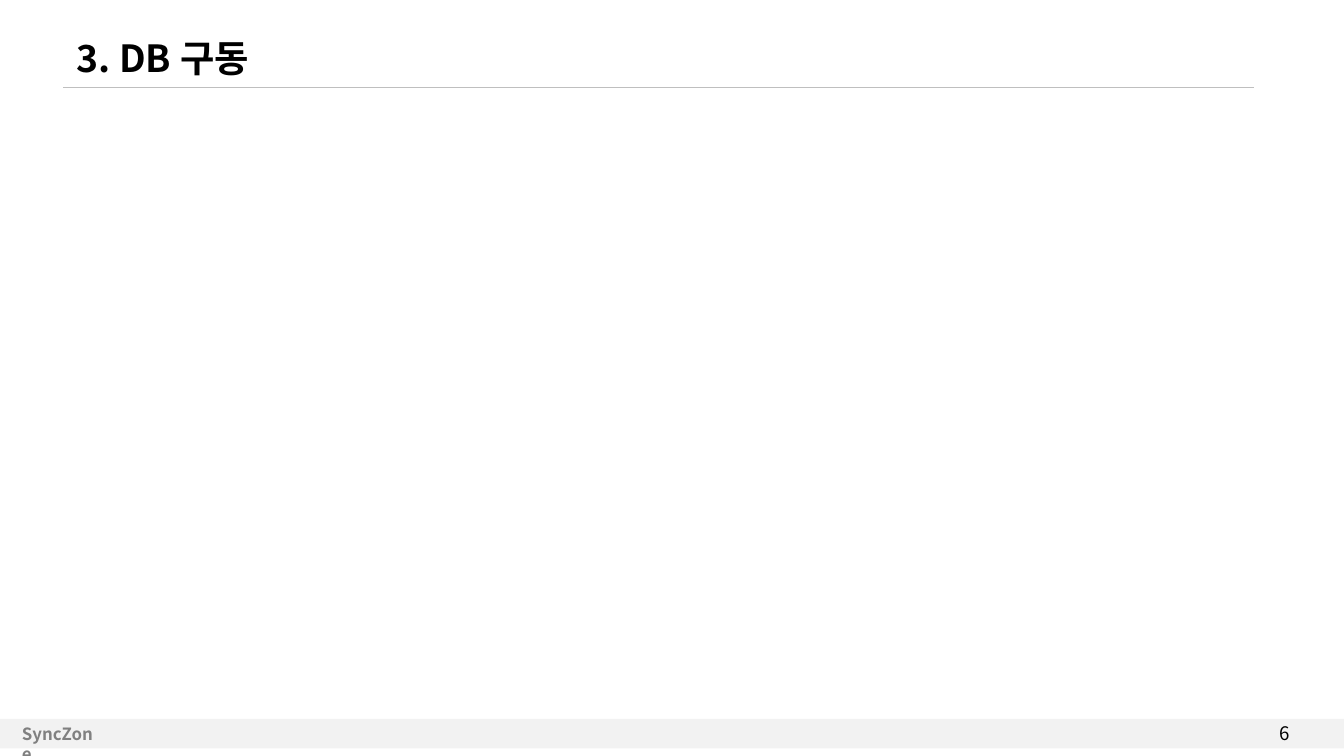
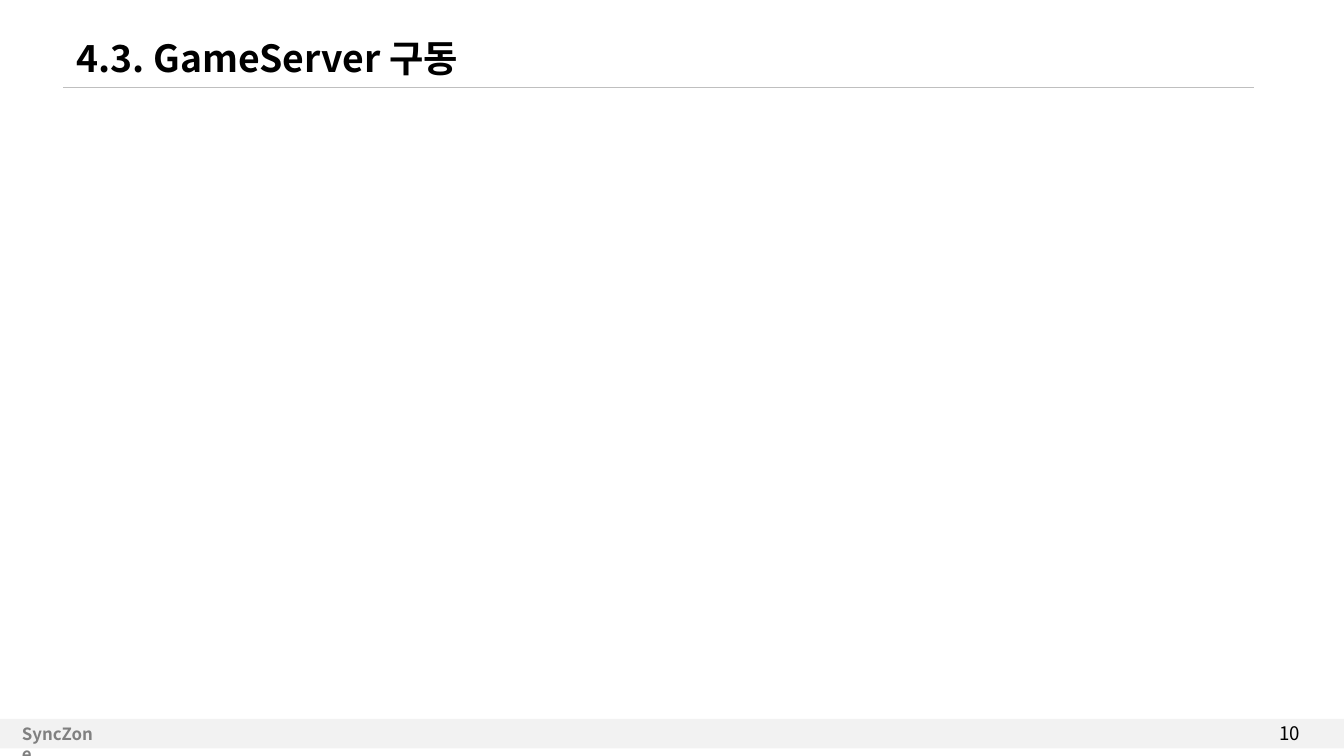
Before and after one commit to kkr3212/Examples, a slide deck: slide 10 of RPGGame_Docs/AegisNetwork_RPGServer.pptx (slide 6 before the commit). Drawn at 1344x756 pixels with LibreOffice and Linux fonts; fonts in the diff are those of the drawing. Boxes give left, top, right and bottom in pixels: in the first picture for what was removed or moved away, otherwise in the second. Text is boxed around its words. In the diff, an @@ line names an element or a change of style, - is before the commit and + after.

```diff
--- a/RPGGame_Docs/AegisNetwork_RPGServer.pptx
+++ b/RPGGame_Docs/AegisNetwork_RPGServer.pptx
@@ text at (77, 42, 458, 76): text changed @@
-3. DB 구동
+4.3. GameServer 구동
@@ page number at (1279, 726, 1300, 740): text changed @@
-6
+10
```
Also in this commit, not shown: 3 other slides changed, 3 slides added, 6 other files.
